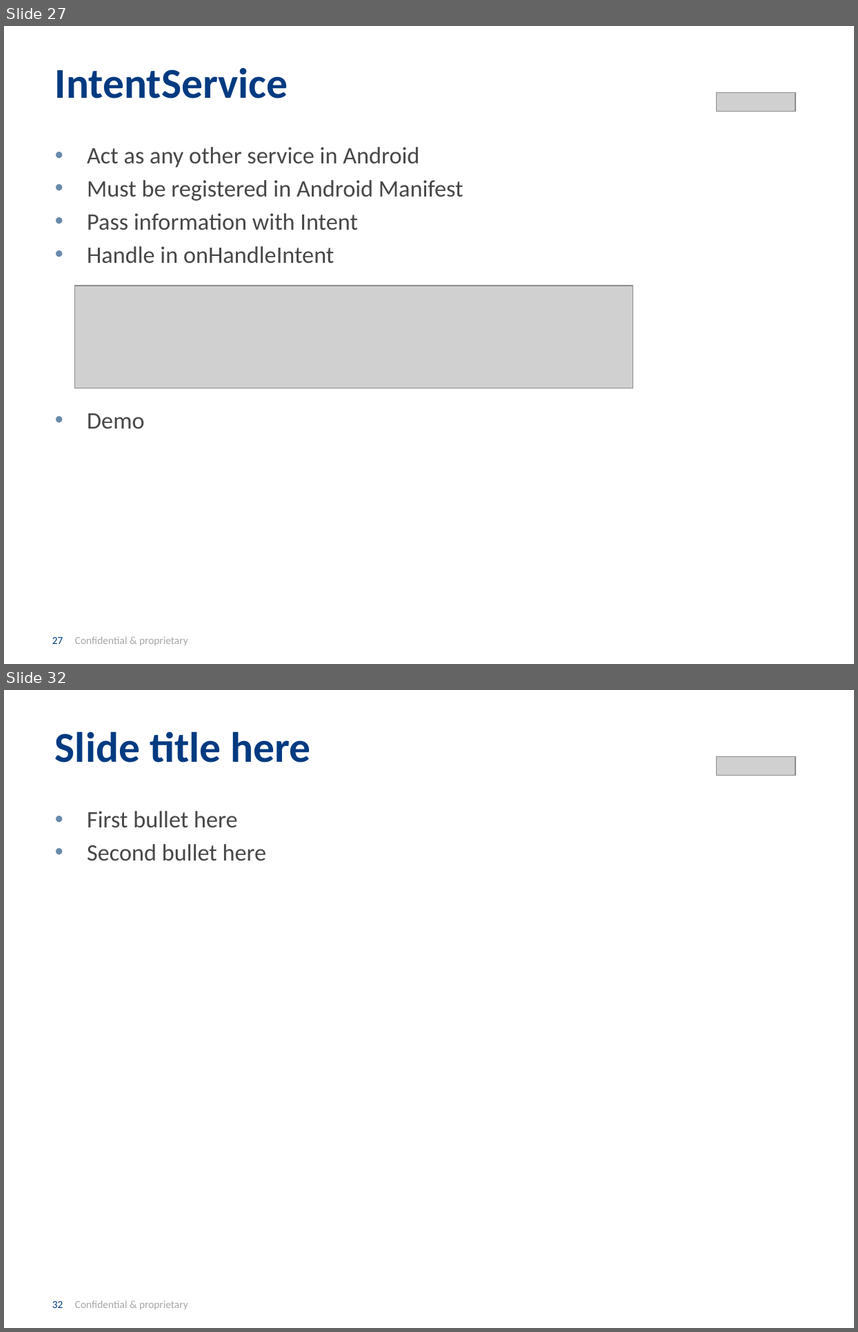
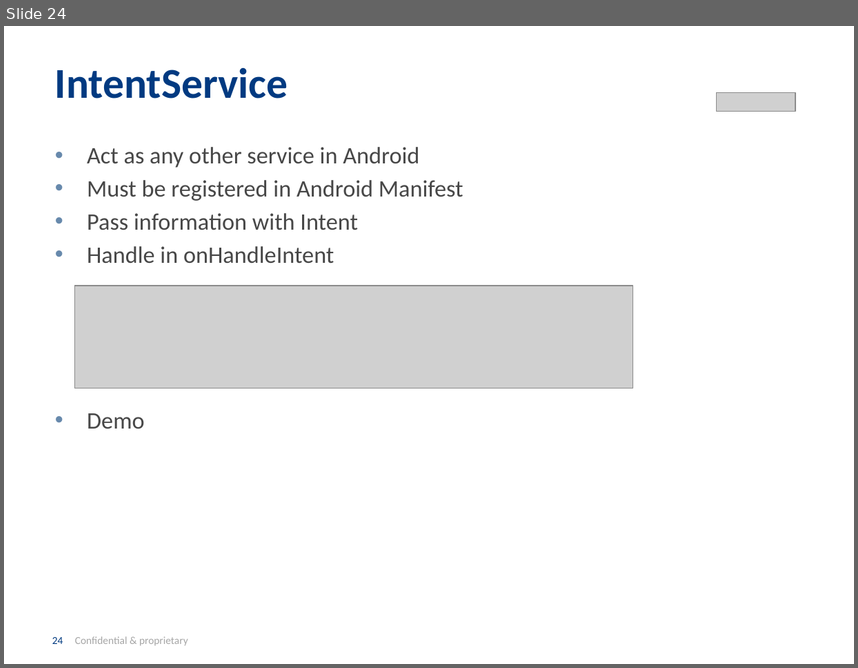
Before and after one commit to INRIX-Iurii-Okhmat/BrownBags, a slide deck: Presentation/Asynchronous Android.pptx. Shown one above the other, each under a label of ours: slides 27 and 32 before the commit, slide 24 after it; the slides between them are not shown. The pictures are 858x1332 and 858x668 pixels, drawn with LibreOffice and Linux fonts; fonts in the diff are those of the drawing; grey boxes stand for pictures; background and template pictures are left out. Boxes give left, top, right and bottom in pixels: in the first picture for what was removed or moved away, otherwise in the second. Text is boxed around its words. In the diff, an @@ line names an element or a change of style, - is before the commit and + after.

```diff
--- a/Presentation/Asynchronous Android.pptx
+++ b/Presentation/Asynchronous Android.pptx
@@ slide 32 removed at (4,690,854,1328), background #FFFFFF; not listed: 1 template element that a slide beside it also shows @@
@@ title removed at (55,731,310,762) @@
-Slide title here
@@ picture removed at (716,756,795,775) @@
@@ text removed at (87,811,267,861) @@
-• First bullet here
-• Second bullet here
@@ what was slide 27 is now slide 24 @@
@@ page number at (52,636,188,646): text changed @@
-27 Confidential & proprietary
+24 Confidential & proprietary
```
Also in this commit, not shown: 13 slides changed, 3 slides added, 11 other slides removed, 1 other file.
